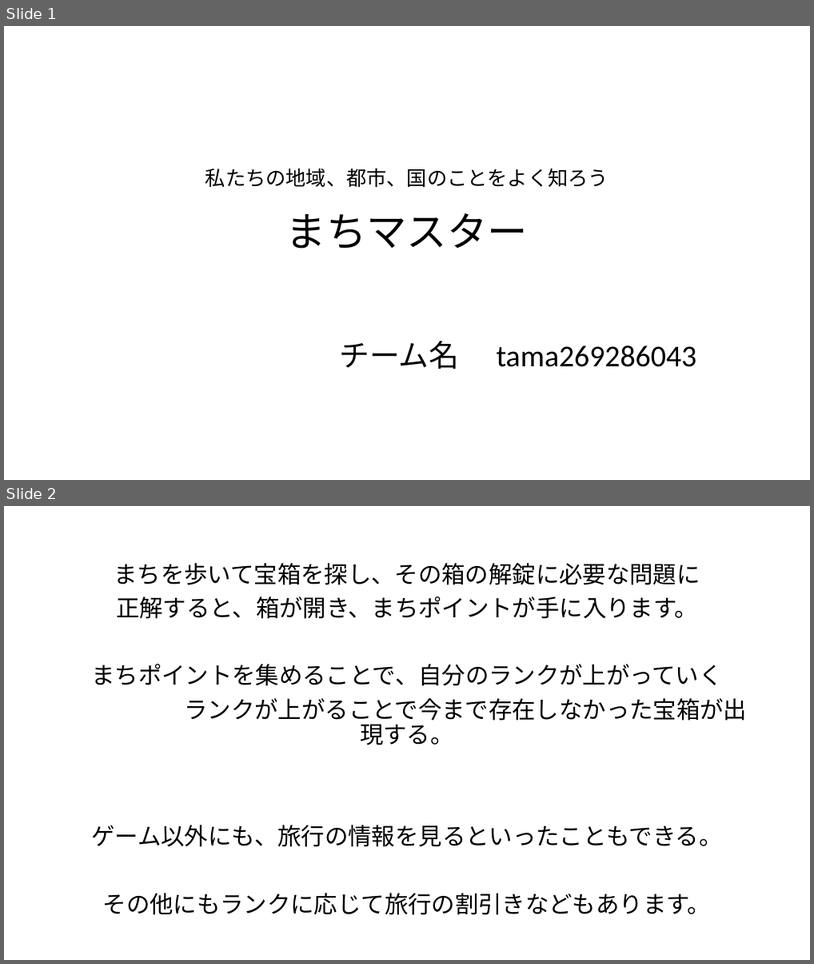
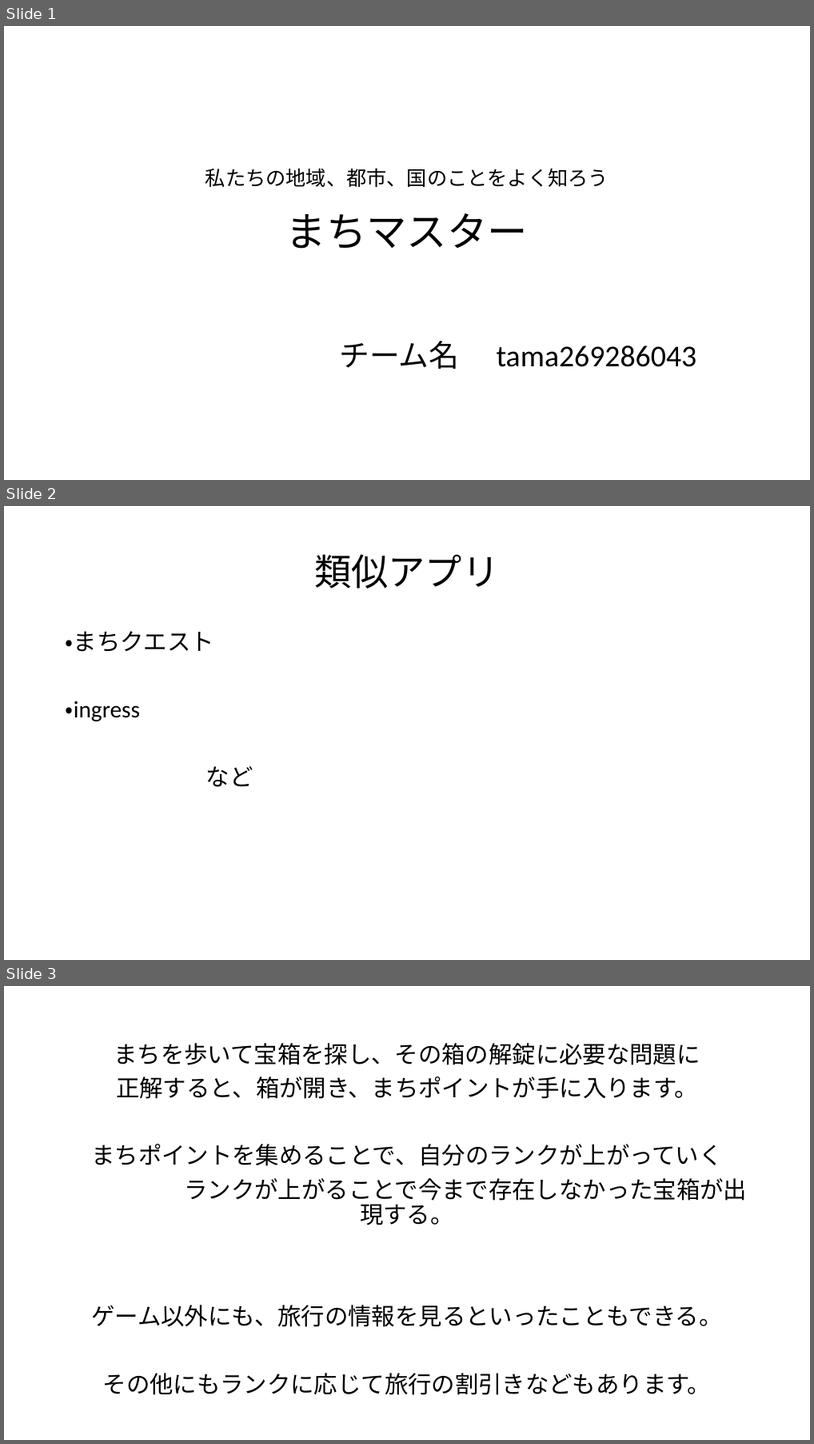
Before and after one commit to tama269286043/it2-class01-idehara, a slide deck: final-tama269286043/発表資料.pptx. Shown one above the other, each under a label of ours: slides 1 and 2 before the commit, slides 1, 2 and 3 after it. The pictures are 814x964 and 814x1444 pixels, drawn with LibreOffice and Linux fonts; fonts in the diff are those of the drawing. Boxes give left, top, right and bottom in pixels: in the first picture for what was removed or moved away, otherwise in the second. Text is boxed around its words. In the diff, an @@ line names an element or a change of style, - is before the commit and + after.

Commit message:
パワポ

```diff
--- a/final-tama269286043/発表資料.pptx
+++ b/final-tama269286043/発表資料.pptx
@@ slide 2 added at (4,506,810,960), background #FFFFFF @@
@@ title added at (314,554,499,588), 44 pt, text #000000 @@
+類似アプリ
@@ text added at (66,631,254,787), 28 pt, text #000000 @@
+・まちクエスト
+・ingress
+など
@@ what was slide 2 is now slide 3 @@
```
